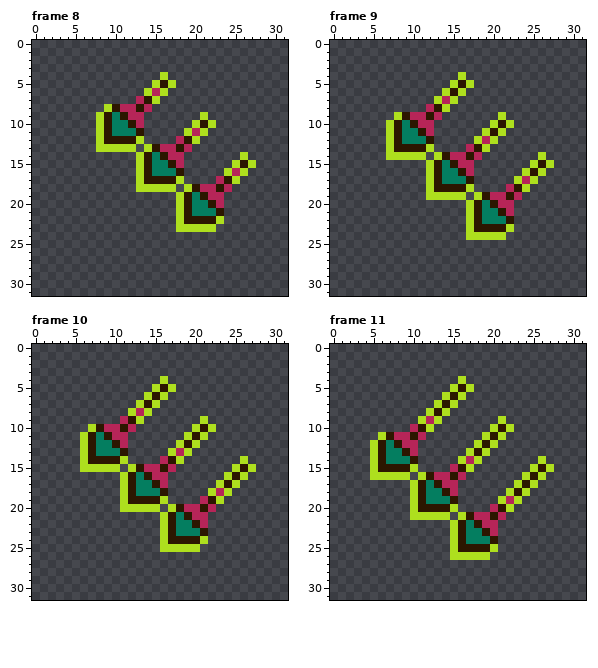
One commit to this pixel-art file: MonsterMash/Assets/Sprites/Attacks/TripleScratch.aseprite. Above, as it was before the edit.
32x32 pixels, 14 frames. Shown: frame 8, frame 9, frame 10, frame 11. The commit also changed other frames, which this record leaves out.
The result:
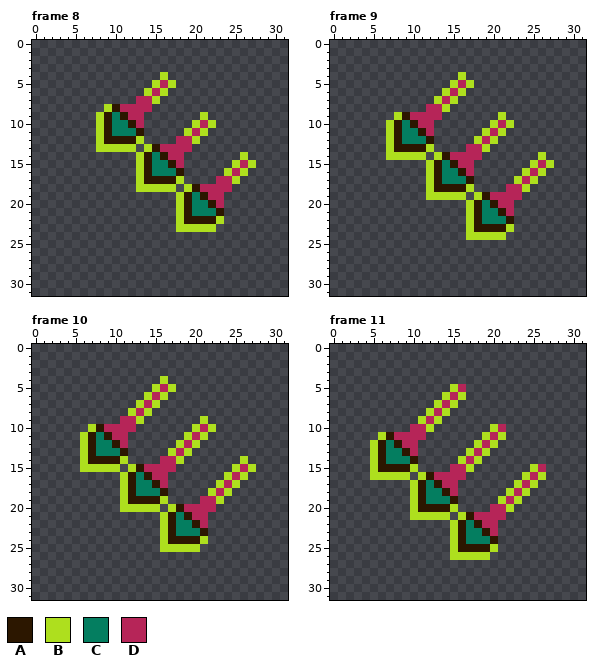
Palette (. is transparent): A #2c1700  B #aedf1e  C #047e60  D #b62558
Changes in this commit:
--- frame 8, layer "Layer 1"
@@ x 11..28 @@
  4 .....B............
- 5 ....BAB...........
+ 5 ....BDB...........
  6 ...BDB............
- 7 ..DAB.............
- 8 DDAD..............
+ 7 ..DDB.............
+ 8 DDDD..............
  9 ADD.......B.......
-10 CAD......BAB......
+10 CAD......BDB......
 11 CCA.....BDB.......
-12 AAB....DAB........
-13 BB.BADDAD.........
+12 AAB....DDB........
+13 BB.BADDDD.........
 14 ..BACADD.......B..
-15 ..BACCAD......BAB.
+15 ..BACCAD......BDB.
 16 ..BACCCA.....BDB..
-17 ..BAAAAB....DAB...
-18 ..BBBBB.BADDAD....
+17 ..BAAAAB....DDB...
+18 ..BBBBB.BADDDD....
 19 .......BACADD.....
--- frame 9, layer "Layer 1"
@@ x 10..28 @@
  4 ......B............
- 5 .....BAB...........
- 6 ....BAB............
+ 5 .....BDB...........
+ 6 ....BDB............
  7 ...BDB.............
- 8 ..DAB..............
- 9 DDAD.......B.......
-10 ADD.......BAB......
-11 CAD......BAB.......
+ 8 ..DDB..............
+ 9 DDDD.......B.......
+10 ADD.......BDB......
+11 CAD......BDB.......
 12 CCA.....BDB........
-13 AAB....DAB.........
-14 BB.BADDAD.......B..
-15 ..BACADD.......BAB.
-16 ..BACCAD......BAB..
+13 AAB....DDB.........
+14 BB.BADDDD.......B..
+15 ..BACADD.......BDB.
+16 ..BACCAD......BDB..
 17 ..BACCCA.....BDB...
-18 ..BAAAAB....DAB....
-19 ..BBBBB.BADDAD.....
+18 ..BAAAAB....DDB....
+19 ..BBBBB.BADDDD.....
 20 .......BACADD......
--- frame 10, layer "Layer 1"
@@ x 9..28 @@
  4 .......B............
- 5 ......BAB...........
- 6 .....BAB............
- 7 ....BAB.............
+ 5 ......BDB...........
+ 6 .....BDB............
+ 7 ....BDB.............
  8 ...BDB..............
- 9 ..DAB.......B.......
-10 DDAD.......BAB......
-11 ADD.......BAB.......
-12 CAD......BAB........
+ 9 ..DDB.......B.......
+10 DDDD.......BDB......
+11 ADD.......BDB.......
+12 CAD......BDB........
 13 CCA.....BDB.........
-14 AAB....DAB.......B..
-15 BB.BADDAD.......BAB.
-16 ..BACADD.......BAB..
-17 ..BACCAD......BAB...
+14 AAB....DDB.......B..
+15 BB.BADDDD.......BDB.
+16 ..BACADD.......BDB..
+17 ..BACCAD......BDB...
 18 ..BACCCA.....BDB....
-19 ..BAAAAB....DAB.....
-20 ..BBBBB.BADDAD......
+19 ..BAAAAB....DDB.....
+20 ..BBBBB.BADDDD......
 21 .......BACADD.......
--- frame 11, layer "Layer 1"
@@ x 8..29 @@
  3 ......................
- 4 ........B.............
- 5 .......BAB............
- 6 ......BAB.............
- 7 .....BAB..............
- 8 ....BAB...............
- 9 ...BDB.......B........
-10 ..DAB.......BAB.......
-11 DDAD.......BAB........
-12 ADD.......BAB.........
-13 CAD......BAB..........
-14 CCA.....BDB.......B...
-15 AAB....DAB.......BAB..
-16 BB.BADDAD.......BAB...
-17 ..BACADD.......BAB....
-18 ..BACCAD......BAB.....
+ 4 ......................
+ 5 .......BD.............
+ 6 ......BDB.............
+ 7 .....BDB..............
+ 8 ....BDB...............
+ 9 ...BDB................
+10 ..DDB.......BD........
+11 DDDD.......BDB........
+12 ADD.......BDB.........
+13 CAD......BDB..........
+14 CCA.....BDB...........
+15 AAB....DDB.......BD...
+16 BB.BADDDD.......BDB...
+17 ..BACADD.......BDB....
+18 ..BACCAD......BDB.....
 19 ..BACCCA.....BDB......
-20 ..BAAAAB....DAB.......
-21 ..BBBBB.BADDAD........
+20 ..BAAAAB....DDB.......
+21 ..BBBBB.BADDDD........
 22 .......BACADD.........
Changed places in both pictures, as pixel boxes (x1, y1, x2, y2):
changed: (136, 80, 168, 112)
changed: (176, 120, 208, 152)
changed: (216, 160, 248, 192)
changed: (426, 80, 506, 160)
changed: (506, 160, 546, 200)
changed: (120, 384, 248, 512)
changed: (410, 376, 554, 520)
